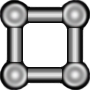
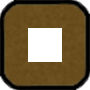
The second 90x90 image is a revision of the first. Changes to its layers:
added group "clipboard" (1st of 2) with 4 layers above "Group 1" over [left=0, top=0, right=90, bottom=90]
added layer "Layer 12" in group "clipboard" over [left=0, top=0, right=90, bottom=90]
hid group "Pipes" (6 layers) over [left=0, top=0, right=90, bottom=90]
